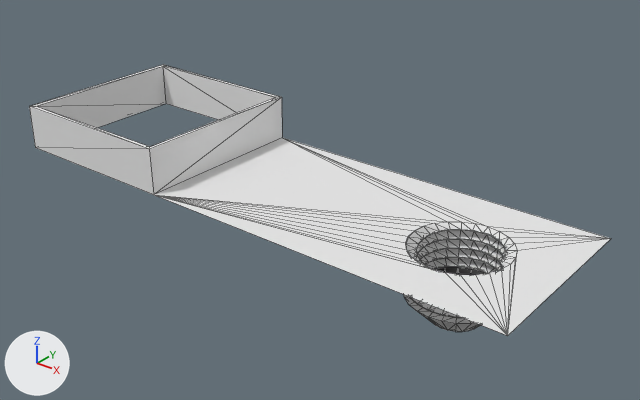
A saved change to the OBJ model app/src/main/res/raw/button_lamp_base.obj.
The view is the same before and after, from a 50 mm lens placed at (7.41, -6.31, 3.89), pointed at (2.23, 0.18, -0.13). The lights are fixed; the arrows at lower left show +X, +Y and +Z. The older version comes first. Mesh edges are drawn as thin lines. Where no turn or scale is listed for an object, it has been applied to the vertices. Vertices at exactly the same position are counted once.

Script lines for the objects in view, before the commit:
```python
me_cube = bpy.data.meshes.new('Cube')
me_cube.from_pydata(...)  # 545 vertices, 1078 faces; spans x -1.0..5.0, y -1.0..1.0, z -0.75..0.5
me_cube.materials.append(mat_material)  # white #e7e7e7
ob_cube = bpy.data.objects.new('Cube', me_cube)
ob_cube.location = (0.0, 0.0, 0.0)
```
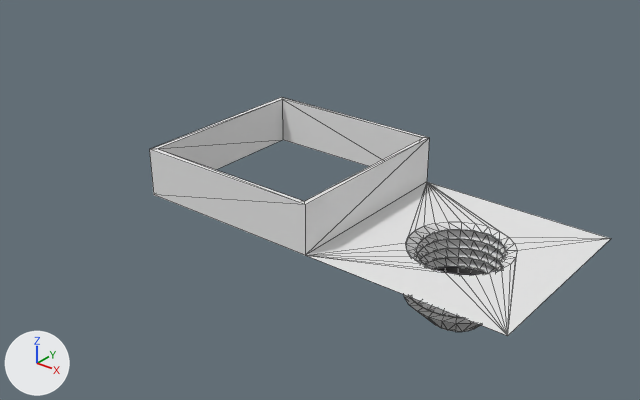
The newer file is also turned or shifted as a whole; pictures and numbers use the older file's frame.

Where the change shows, as pixel boxes [x1, y1, x2, y2] in the pictures (640 x 400 px; the box of a moved part takes in the faces that stretch with it):
'Cube', reshaped (21% narrower, 12% shorter)
    before: [29, 65, 611, 336]
    after: [149, 97, 611, 336]
part 1 of me_cube, moved or reshaped
    before: [29, 65, 608, 276]
    after: [149, 97, 608, 276]

What changed in the scene script:
```text
Change me_cube:
    used by ob_cube; location = (0.0, 0.0, 0.0)
    remove me_cube.from_pydata(...)  # 545 vertices, 1078 faces; spans x -1.0..5.0, y -1.0..1.0, z -0.75..0.5
    add me_cube.from_pydata(...)  # 545 vertices, 1078 faces; spans x 1.0..5.0, y -1.0..1.0, z -0.75..0.5
    me_cube part 1: all 16 vertices in x -1.0..1.0, y -1.0..1.0, z 0.0..0.5 are moved by (2.0, 0.0, 0.0)
```
